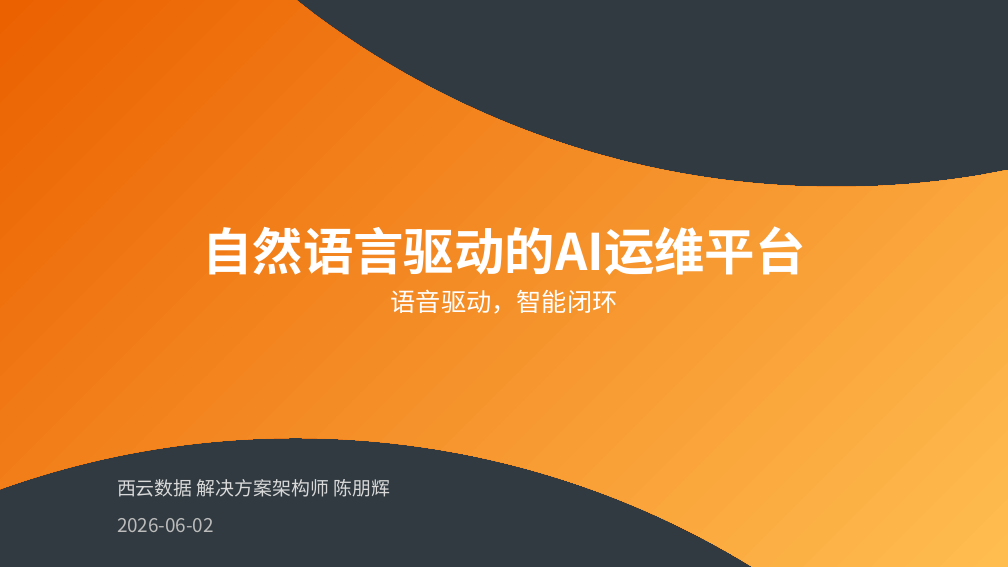
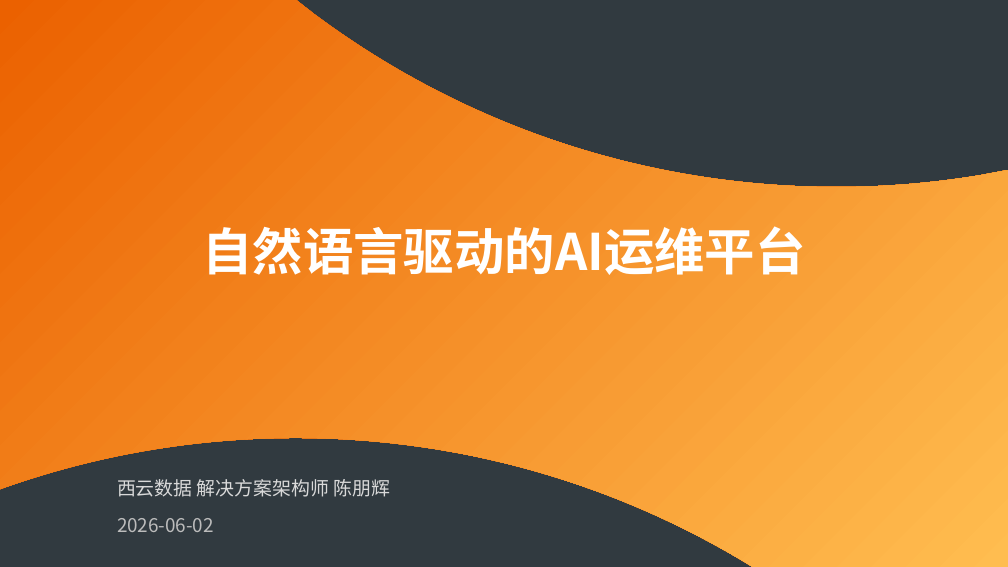
Before and after one commit to penghui1234/nlops, a slide deck: slide 1 of assets/AB-NLOps-v3.pptx. Drawn at 1008x567 pixels with LibreOffice and Linux fonts; fonts in the diff are those of the drawing; background and template pictures are left out. Boxes give left, top, right and bottom in pixels: in the first picture for what was removed or moved away, otherwise in the second. Text is boxed around its words. In the diff, an @@ line names an element or a change of style, - is before the commit and + after.

```diff
--- a/assets/AB-NLOps-v3.pptx
+++ b/assets/AB-NLOps-v3.pptx
@@ text removed at (391, 289, 618, 314) @@
-语音驱动，智能闭环
```
Also in this commit, not shown: 4 other files.
